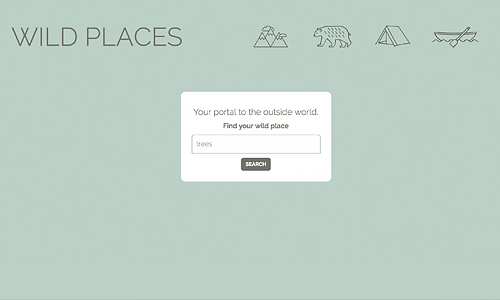
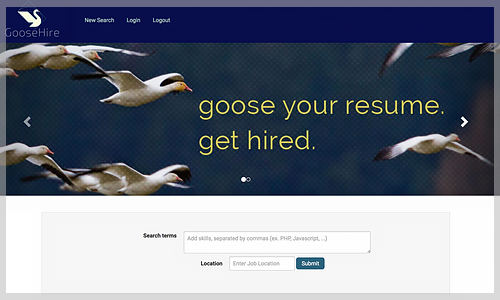
Layered file, before and after one edit (500x300). Changes by layer:
added layer "Layer 5" (53%) above "Layer 4" over [0, 0, 500, 300]
added layer "Layer 4" above "Layer 3" over [0, 0, 500, 300]
